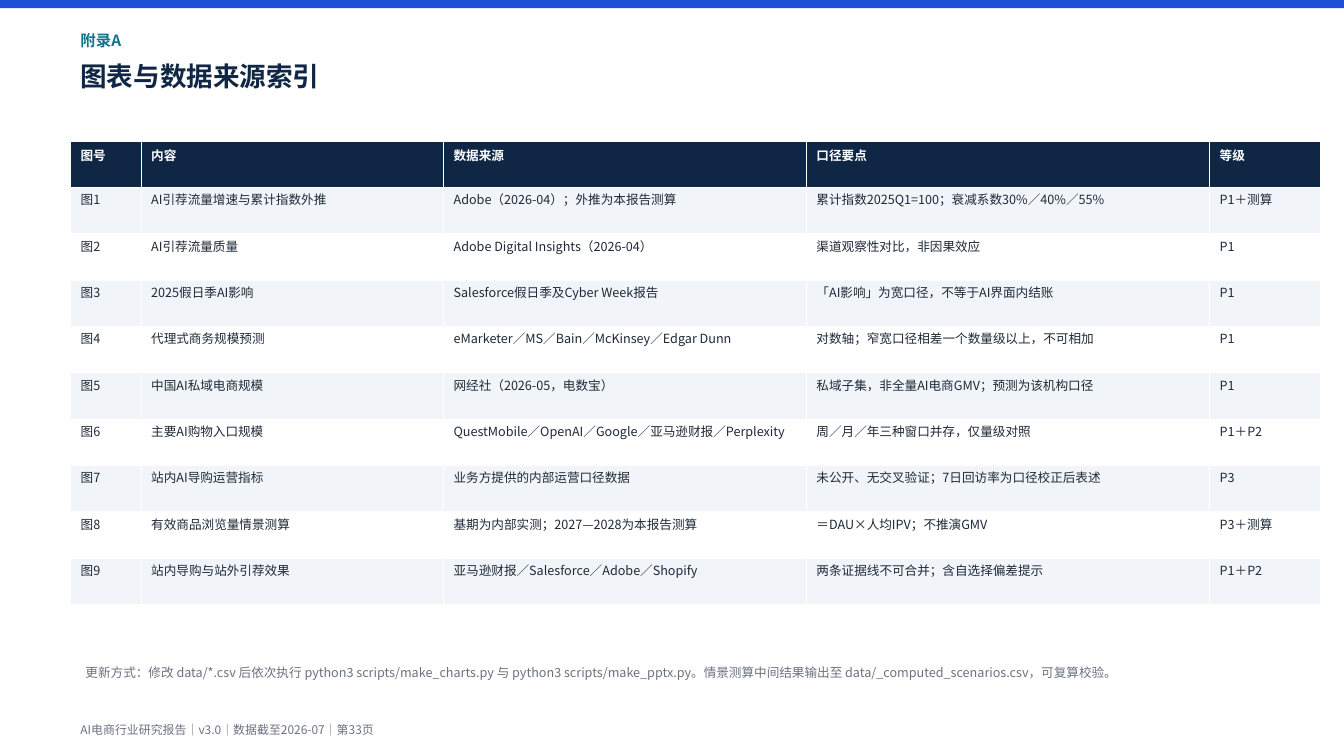
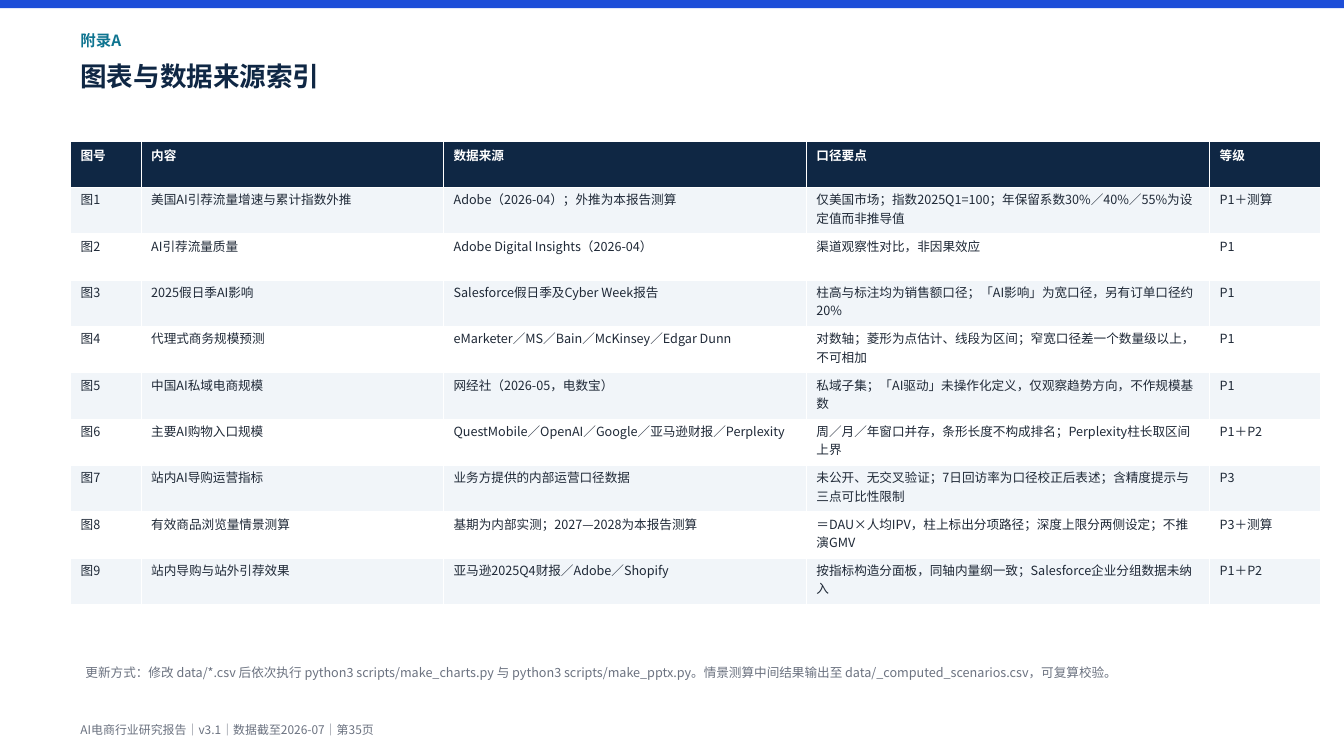
Before and after one commit to breeze2623-create/Aicommerce, a slide deck: slide 35 of report/AI电商行业研究报告.pptx (slide 33 before the commit). Drawn at 1344x756 pixels with LibreOffice and Linux fonts; fonts in the diff are those of the drawing. Boxes give left, top, right and bottom in pixels: in the first picture for what was removed or moved away, otherwise in the second. Text is boxed around its words. In the diff, an @@ line names an element or a change of style, - is before the commit and + after.

```diff
--- a/report/AI电商行业研究报告.pptx
+++ b/report/AI电商行业研究报告.pptx
@@ table at (71,141,1321,605) @@
-row 2, column 2: AI引荐流量增速与累计指数外推
+row 2, column 2: 美国AI引荐流量增速与累计指数外推
-row 2, column 4: 累计指数2025Q1=100；衰减系数30%／40%／55%
+row 2, column 4: 仅美国市场；指数2025Q1=100；年保留系数30%／40%／55%为设定值而非推导值
-row 4, column 4: 「AI影响」为宽口径，不等于AI界面内结账
+row 4, column 4: 柱高与标注均为销售额口径；「AI影响」为宽口径，另有订单口径约20%
-row 5, column 4: 对数轴；窄宽口径相差一个数量级以上，不可相加
+row 5, column 4: 对数轴；菱形为点估计、线段为区间；窄宽口径差一个数量级以上，不可相加
-row 6, column 4: 私域子集，非全量AI电商GMV；预测为该机构口径
+row 6, column 4: 私域子集；「AI驱动」未操作化定义，仅观察趋势方向，不作规模基数
-row 7, column 4: 周／月／年三种窗口并存，仅量级对照
+row 7, column 4: 周／月／年窗口并存，条形长度不构成排名；Perplexity柱长取区间上界
-row 8, column 4: 未公开、无交叉验证；7日回访率为口径校正后表述
+row 8, column 4: 未公开、无交叉验证；7日回访率为口径校正后表述；含精度提示与三点可比性限制
-row 9, column 4: ＝DAU×人均IPV；不推演GMV
+row 9, column 4: ＝DAU×人均IPV，柱上标出分项路径；深度上限分两侧设定；不推演GMV
-row 10, column 3: 亚马逊财报／Salesforce／Adobe／Shopify
+row 10, column 3: 亚马逊2025Q4财报／Adobe／Shopify
-row 10, column 4: 两条证据线不可合并；含自选择偏差提示
+row 10, column 4: 按指标构造分面板，同轴内量纲一致；Salesforce企业分组数据未纳入
@@ text at (80,724,373,735): text changed @@
-AI电商行业研究报告｜v3.0｜数据截至2026-07｜第33页
+AI电商行业研究报告｜v3.1｜数据截至2026-07｜第35页
```
Also in this commit, not shown: 33 other slides changed, 2 slides added, 19 other files.
